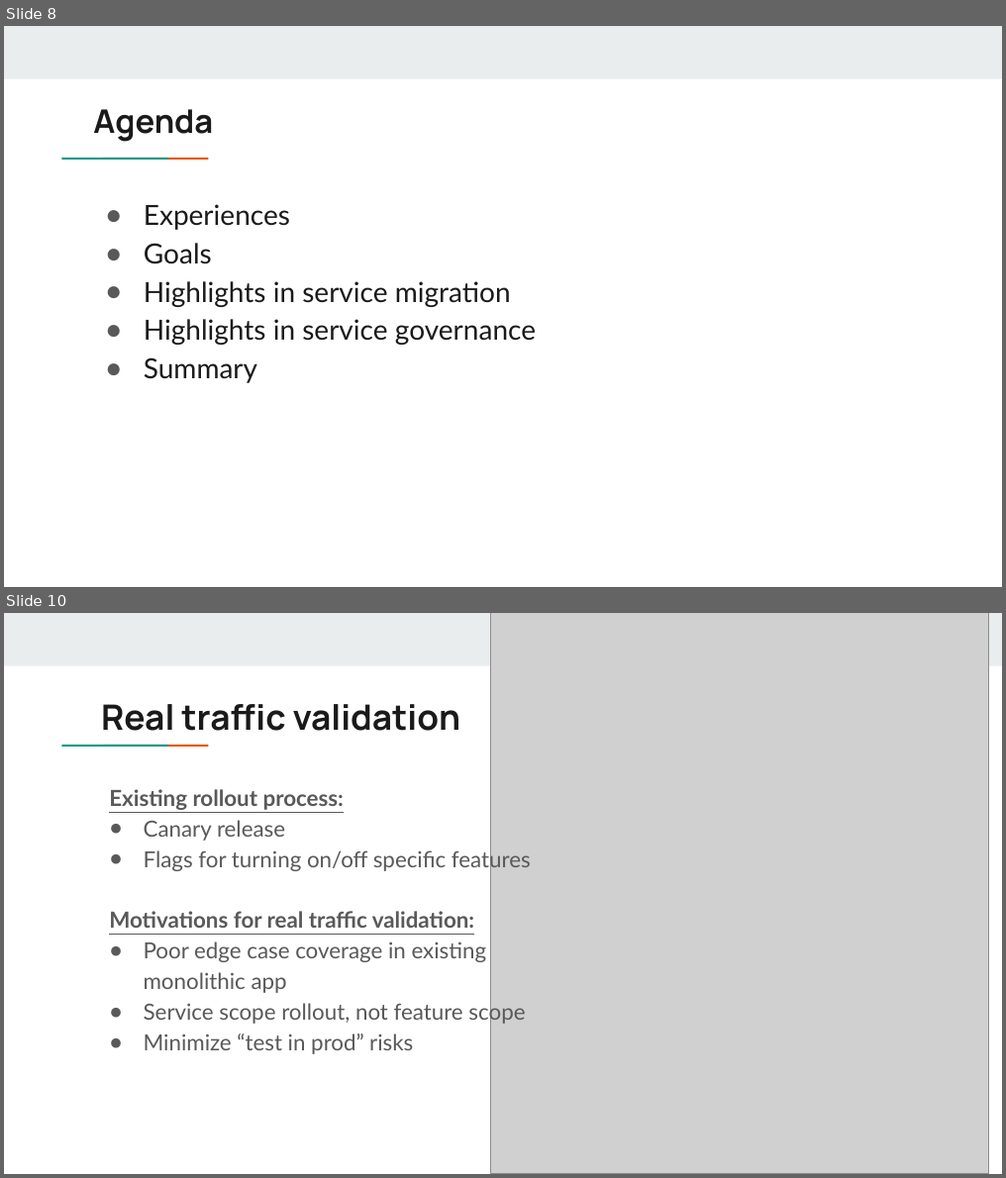
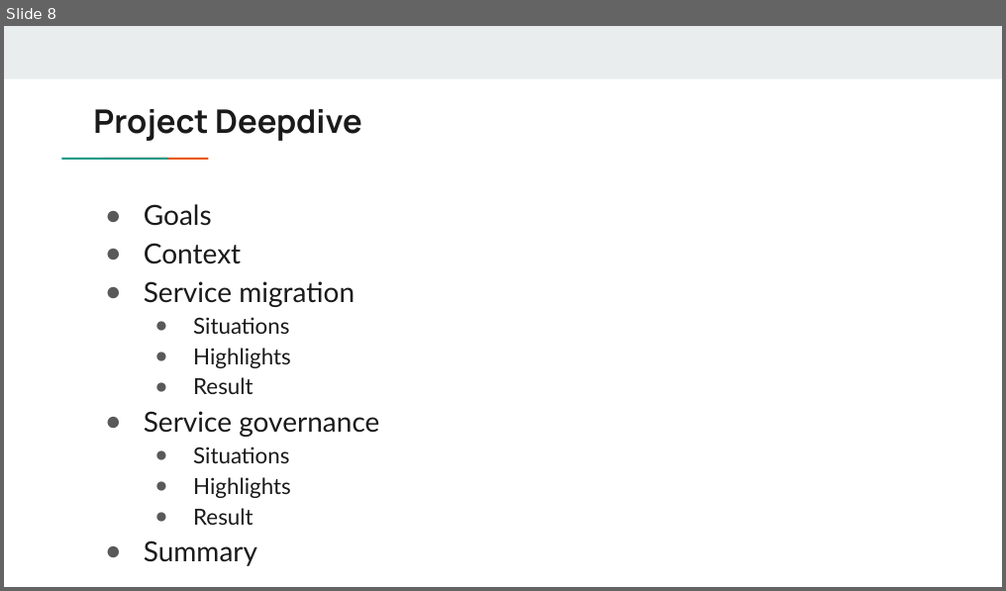
Before and after one commit to DreamOfTheRedChamber/my-resume, a slide deck: ExperiencesTalks/AuthzServiceMigration.pptx. Shown one above the other, each under a label of ours: slides 8 and 10 before the commit, slide 8 after it; the slides between them are not shown. The pictures are 1006x1178 and 1006x591 pixels, drawn with LibreOffice and Linux fonts; fonts in the diff are those of the drawing; grey boxes stand for pictures. Boxes give left, top, right and bottom in pixels: in the first picture for what was removed or moved away, otherwise in the second. Text is boxed around its words. In the diff, an @@ line names an element or a change of style, - is before the commit and + after.

```diff
--- a/ExperiencesTalks/AuthzServiceMigration.pptx
+++ b/ExperiencesTalks/AuthzServiceMigration.pptx
@@ slide 10 removed at [4,613,1002,1174], background #FFFFFF; not listed: 3 template elements that a slide beside it also shows @@
@@ picture removed at [491,613,989,1173] @@
@@ text removed at [101,704,461,731] @@
-Real traffic validation
@@ text removed at [109,789,531,1055] @@
-Existing rollout process:
-● Canary release
-● Flags for turning on/off specific features
-Motivations for real traffic validation:
-● Poor edge case coverage in existing
-monolithic app
-● Service scope rollout, not feature scope
-● Minimize “test in prod” risks
@@ slide 8 changed as well @@
@@ title at [93,109,362,141]: text changed @@
-Agenda
+Project Deepdive
@@ text at [144,204,290,230]: paragraph removed @@
-● Experiences
@@ text at [144,243,379,525]: text changed; size 20 to 16 pt @@
-● Highlights in service migration
-● Highlights in service governance
+● Context
+● Service migration
+  ● Situations
+  ● Highlights
+  ● Result
+● Service governance
+  ● Situations
+  ● Highlights
+  ● Result
```
Also in this commit, not shown: 10 other slides changed, 10 slides added, 8 other slides removed.
